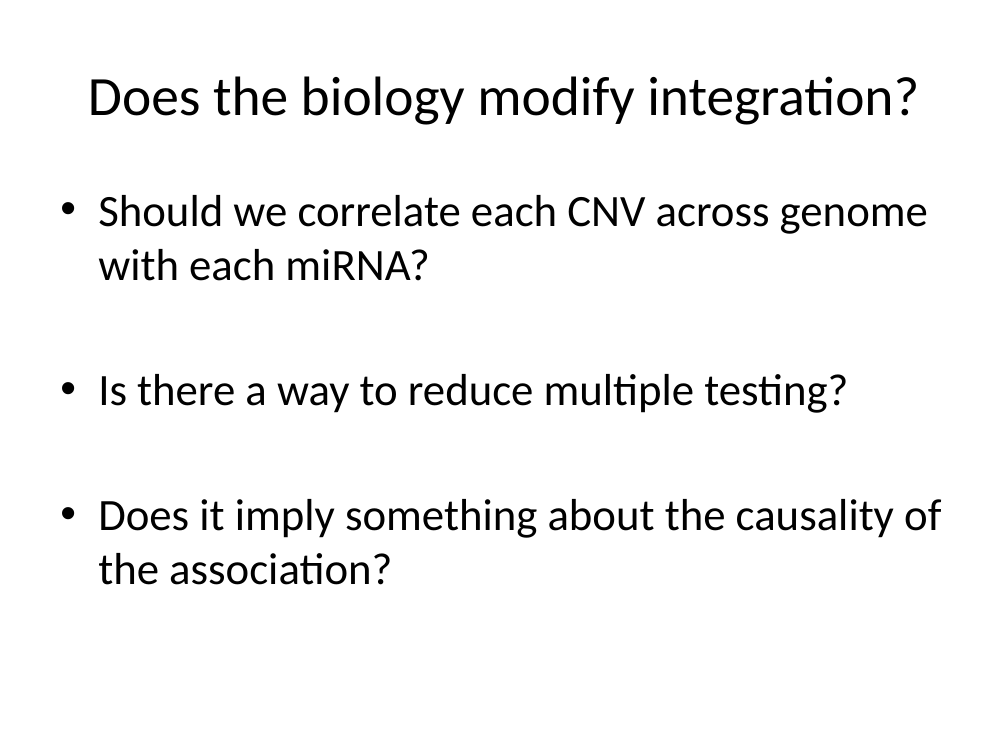
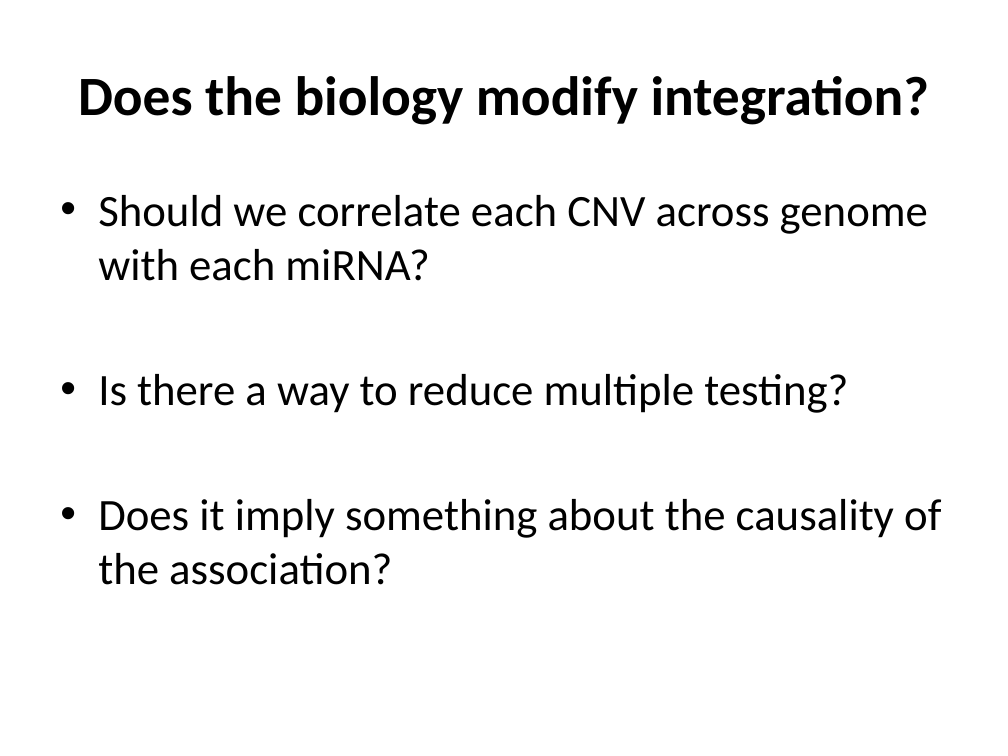
Before and after one commit to cplaisier/isbIntoSysBio, a slide deck: slide 34 of differentialExpressionAnalysis.pptx (slide 33 before the commit). Drawn at 1008x756 pixels with LibreOffice and Linux fonts; fonts in the diff are those of the drawing. Boxes give left, top, right and bottom in pixels: in the first picture for what was removed or moved away, otherwise in the second. Text is boxed around its words. In the diff, an @@ line names an element or a change of style, - is before the commit and + after.

```diff
--- a/differentialExpressionAnalysis.pptx
+++ b/differentialExpressionAnalysis.pptx
@@ title "Does the biology modify integration?" at bbox=[78, 76, 929, 125]: bold on @@
```
Also in this commit, not shown: 7 other slides changed, 1 slide added, 9 other files.
